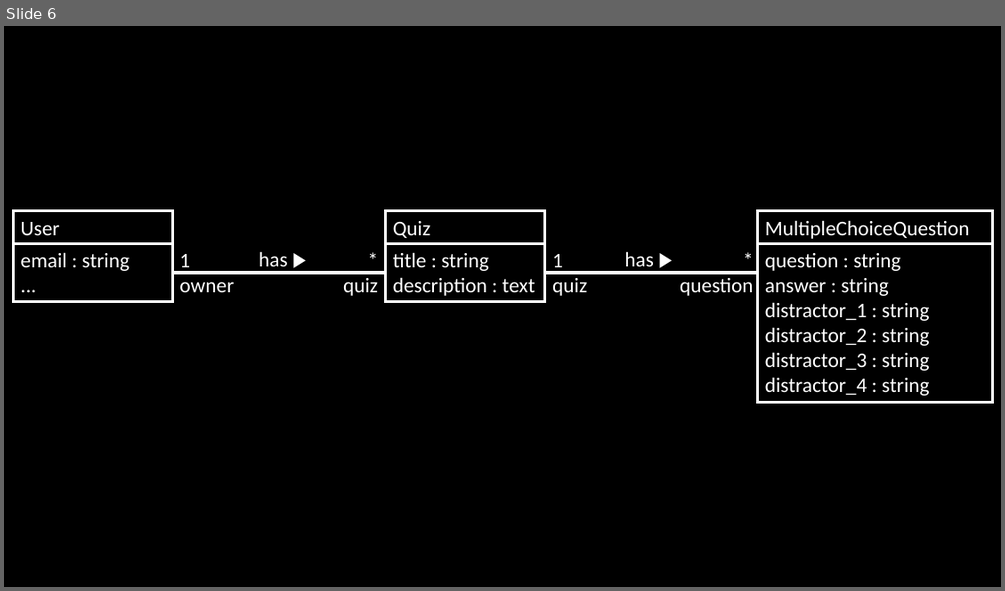
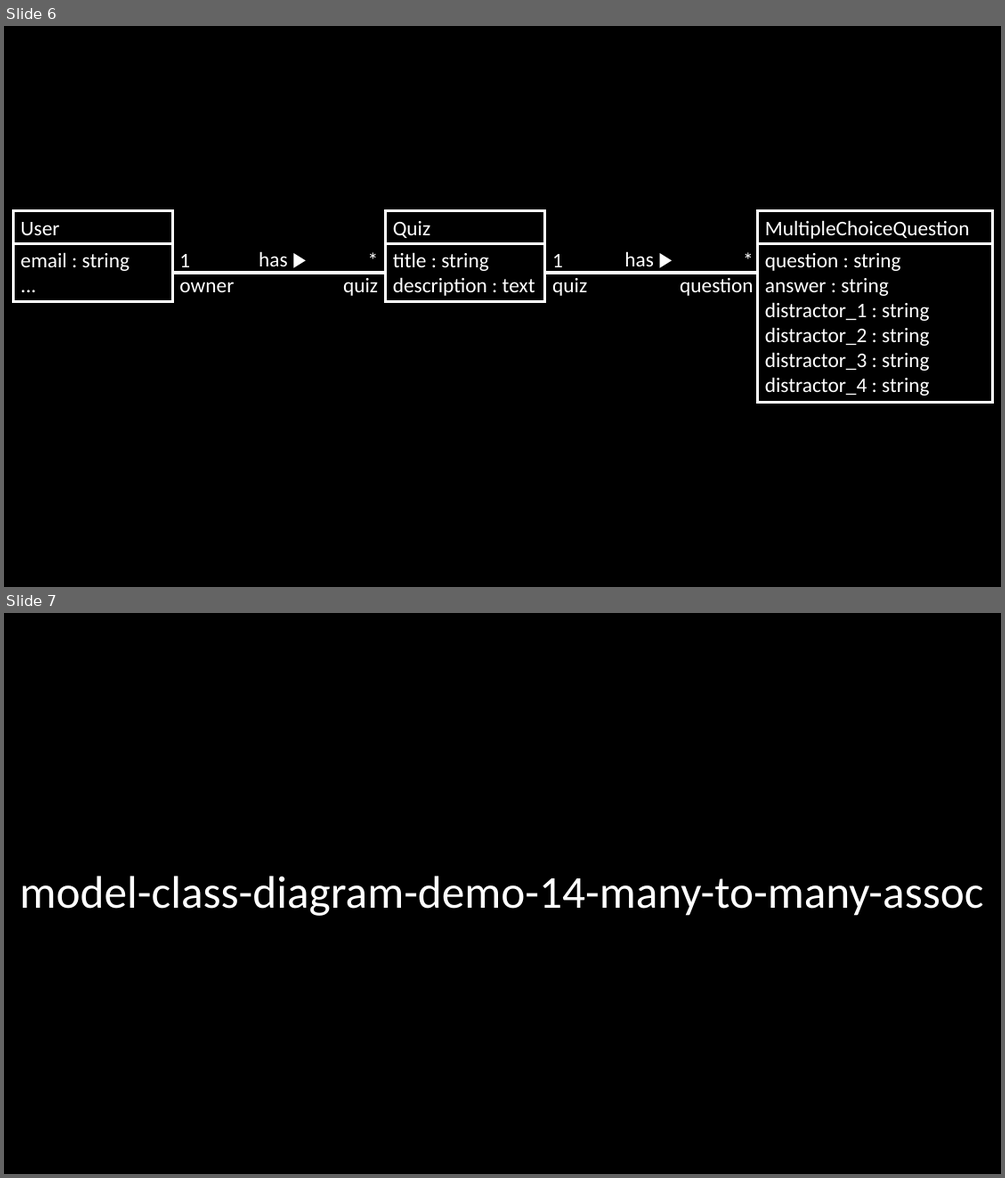
Before and after one commit to scott-fleming/wapp, a slide deck: docs/model-class-diagram.pptx. Shown one above the other, each under a label of ours: slide 6 before the commit, slides 6 and 7 after it. The pictures are 1005x591 and 1005x1178 pixels, drawn with LibreOffice and Linux fonts; fonts in the diff are those of the drawing. Boxes give left, top, right and bottom in pixels: in the first picture for what was removed or moved away, otherwise in the second. Text is boxed around its words. In the diff, an @@ line names an element or a change of style, - is before the commit and + after.

Commit message:
Updated diagrams for Demo 14

```diff
--- a/docs/model-class-diagram.pptx
+++ b/docs/model-class-diagram.pptx
@@ slide 7 added at box(4, 613, 1001, 1174), background #000000 @@
@@ title added at box(20, 876, 984, 916), 44 pt, text #FFFFFF @@
+model-class-diagram-demo-14-many-to-many-assoc
```
Also in this commit, not shown: 1 other slide added, 3 other files.
